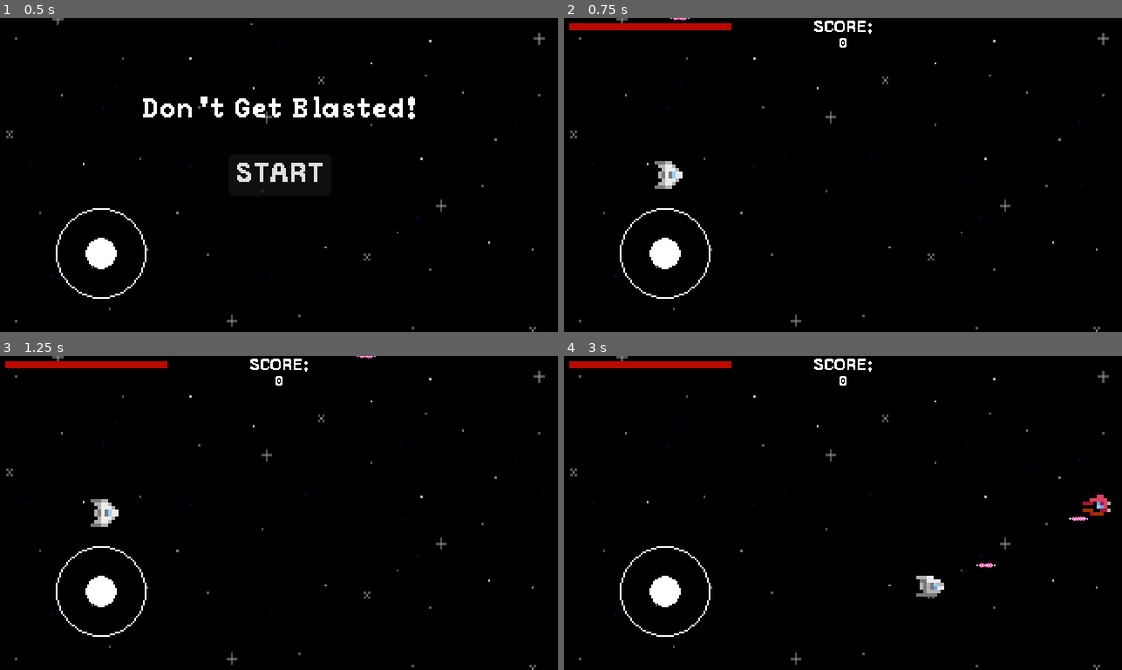
Above: before the commit, frames 1-4 (two rows, left to right).
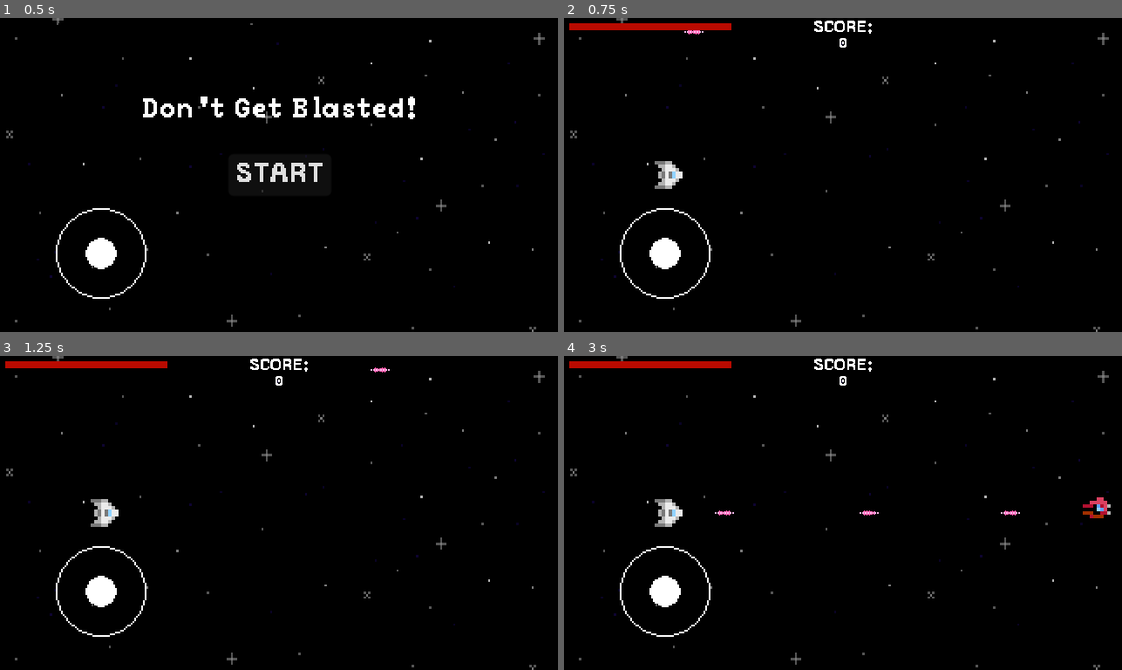
Above: after the commit, the same moments.

Repository: EwBax/dont-get-blasted
Game: Godot game, scene res://Scenes/main.tscn
Same seed, same stepped clock (60 frames per second), same inputs: the game is played once before the commit and once after it.
Inputs (mouse positions are in pixels of both pictures, inside the frame that each line leads up to):
- Up to frame 1 (0.5 s): no input
- Up to frame 2 (0.75 s): click "START" at 0.5 s
- Up to frame 3 (1.25 s): no input
- Up to frame 4 (3 s): click (664, 591) at 1.25 s; move the mouse to (965, 497) at 2.02 s; press the mouse at (965, 497) at 2.03 s; hold D (move_right) 2.03-2.78 s; move the mouse to (731, 528) at 2.77 s; release the mouse at (731, 528) at 2.78 s; hold S (move_down) from 2.78 s (still down); click (731, 528) at 2.85 s

Frame 1 is identical in both runs. In frame 2, less than 0.1% of the frame differs, in the area x 19-25%, y 0-6%; in frame 3, less than 0.1%; in frame 4, 0.9%, in the area x 16-98%, y 44-77%.

Commit message:
Implement player movement with joystick

Diff:
--- a/Scenes/main.tscn
+++ b/Scenes/main.tscn
@@ -27,9 +27,6 @@
 rotation = 1.5708
 texture = ExtResource("2_x3lo2")
 
-[node name="Joystick" parent="." instance=ExtResource("5_xdfpm")]
-position = Vector2(58, 135)
-
 [node name="AsteroidTimer" type="Timer" parent="."]
 wait_time = 2.0
 
@@ -44,7 +41,11 @@
 
 [node name="HUD" parent="." instance=ExtResource("4_6dph7")]
 
-[node name="Player" parent="." instance=ExtResource("7_kblou")]
+[node name="Player" parent="." node_paths=PackedStringArray("joystick") instance=ExtResource("7_kblou")]
+joystick = NodePath("../Joystick")
+
+[node name="Joystick" parent="." instance=ExtResource("5_xdfpm")]
+position = Vector2(58, 135)
 
 [node name="MobSpawnPath" type="Path2D" parent="."]
 curve = SubResource("Curve2D_qivxg")
--- a/Scripts/joystick.gd
+++ b/Scripts/joystick.gd
@@ -1,4 +1,5 @@
+class_name Joystick
+
 extends Node2D
 
-
 var position_vector: Vector2
--- a/Scripts/player.gd
+++ b/Scripts/player.gd
@@ -7,8 +7,12 @@
 @export var speed = 200
 @export var laser_speed = 300
 @export var hit_point_maximum = 3
+@export var joystick: Joystick
+
 var hit_points = hit_point_maximum
 var screen_size
+var input_velocity = Vector2.ZERO
+var pixel_offset = 8
 
 
 func _ready():
@@ -26,40 +30,42 @@
 
 
 func _process(delta):
+
+	#===============KEYBOARD / GAMEPAD CONTROLS=====================
+	## checking for player input
+	#if Input.is_action_pressed("move_up"):
+		#input_velocity.y -= 1
+	#if Input.is_action_pressed("move_down"):
+		#input_velocity.y += 1
+	#if Input.is_action_pressed("move_right"):
+		#input_velocity.x += 1
+	#if Input.is_action_pressed("move_left"):
+		#input_velocity.x -= 1
+	#=================================================================
+
 	if Input.is_action_pressed("primary_fire") and $LaserFireRate.is_stopped():
 		fire_laser()
 
-
-func _physics_process(delta):
-	# the player's velocity
-	var velocity = Vector2.ZERO
-
-	# checking for player input
-	if Input.is_action_pressed("move_up"):
-		velocity.y -= 1
-	if Input.is_action_pressed("move_down"):
-		velocity.y += 1
-	if Input.is_action_pressed("move_right"):
-		velocity.x += 1
-	if Input.is_action_pressed("move_left"):
-		velocity.x -= 1
-
+	input_velocity = joystick.position_vector
 
 	# checking what animation to play
-	if velocity.y < 0:
+	if input_velocity.y < 0:
 		$AnimatedSprite2D.play("bank_port")
-	elif velocity.y > 0:
+	elif input_velocity.y > 0:
 		$AnimatedSprite2D.play("bank_starboard")
 	else:
 		$AnimatedSprite2D.play("fly")
 
-	if velocity.length() > 0:
-		velocity = velocity.normalized() * speed
+	if input_velocity.length() > 0:
+		input_velocity = input_velocity.normalized() * speed
+
+
+func _physics_process(delta):
 
 	#updating the player's position on screen
-	move_and_collide(velocity * delta)
+	move_and_collide(input_velocity * delta)
 
-	position = position.clamp(Vector2.ZERO, screen_size)
+	position = position.clamp(Vector2(pixel_offset, pixel_offset), Vector2(screen_size.x - pixel_offset, screen_size.y - pixel_offset))
 
 
 # player hit by enemy or object
